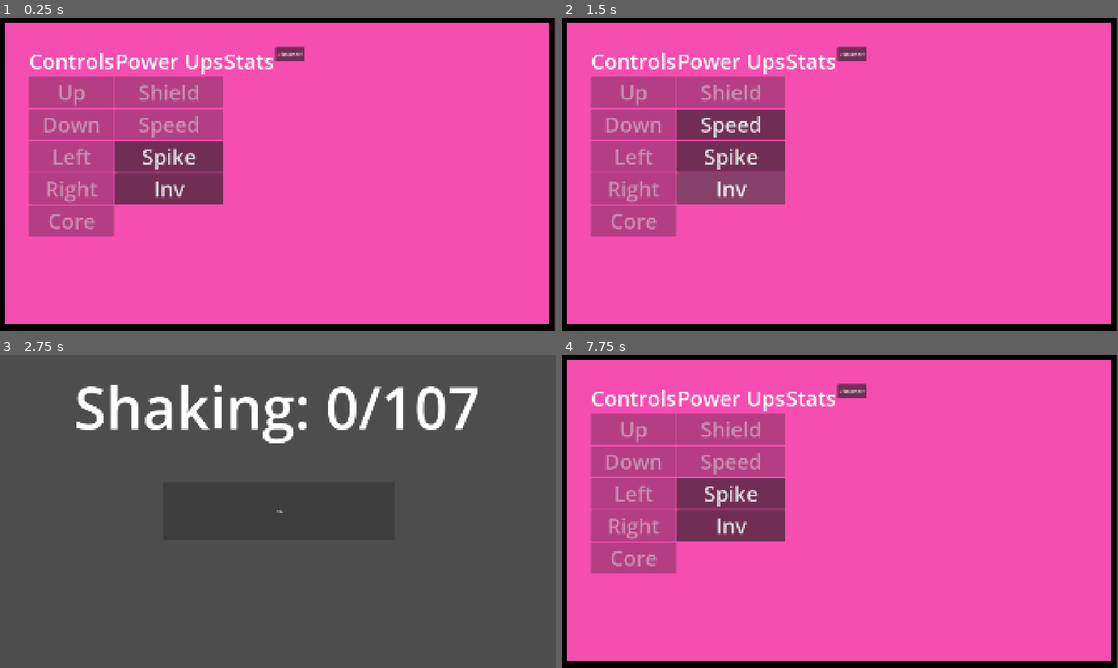
Above: before the commit, frames 1-4 (two rows, left to right).
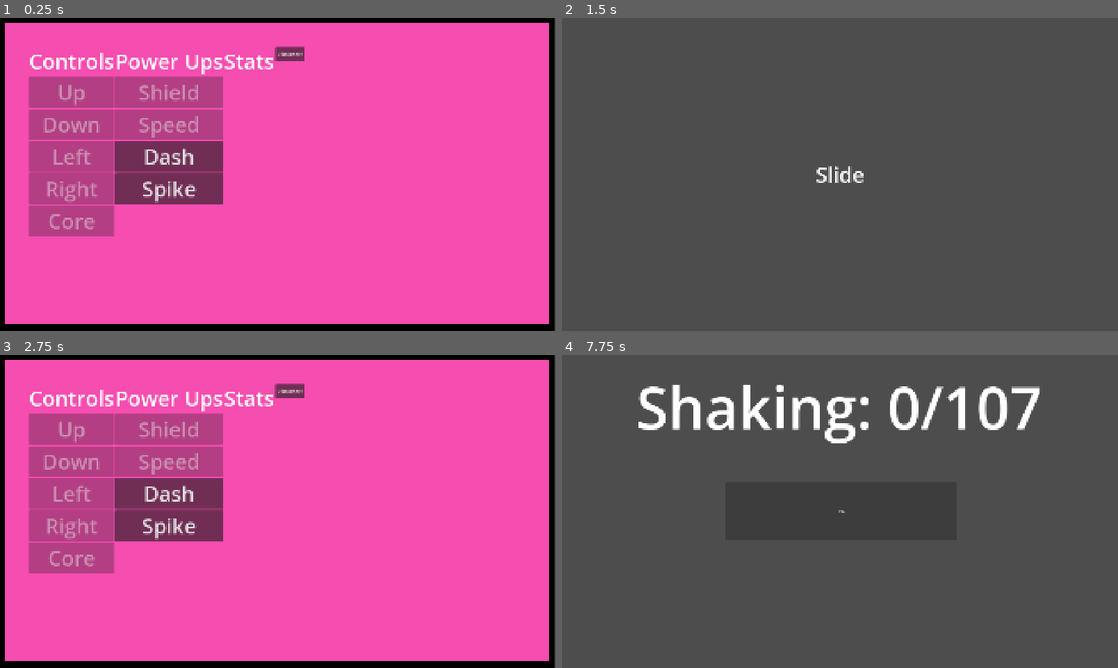
Above: after the commit, the same moments.

Repository: StoriTella/drunkenflyersclient
Game: Godot game, scene res://scenes/game.tscn
Two runs of this game, one before a commit and one after it. Both use one fixed random seed, a clock stepped at 60 frames per second and the inputs below. This scene is started directly instead of the project's main scene. Sound files missing from this copy of the repository are replaced by a short silence.
Inputs (mouse positions are in pixels of both pictures, inside the frame that each line leads up to):
- Up to frame 1 (0.25 s): no input
- Up to frame 2 (1.5 s): click (728, 155) at 0.5 s, where only the run after the commit has a clickable "Dash"; click (728, 190) at 1.25 s, where only the run before the commit has a clickable "Inv"
- Up to frame 3 (2.75 s): click (166, 461) at 2 s, where only the run before the commit has a clickable "Speed"
- Up to frame 4 (7.75 s): click (728, 527) at 2.75 s, where only the run after the commit has a clickable "Spike"; click (728, 461) at 3.5 s, where only the run after the commit has a clickable "Speed"; tap Enter at 4.25, 5.75, 7.25 s; move the mouse to (962, 495) at 4.27 s; click (962, 495) at 4.42 s; tap Space at 5, 6.5 s; drag from (728, 527) to (812, 574) at 5.02 s; move the mouse to (895, 442) at 5.77 s; click (895, 442) at 5.92 s; drag from (812, 574) to (673, 464) at 6.52 s; move the mouse to (1006, 558) at 7.27 s; click (1006, 558) at 7.42 s

The runs differ from the first frame. In frame 1, 0.6% of the frame differs, in the area x 25-36%, y 41-60%; in frame 2, 100%, in the area x 0-100%, y 0-100%; in frame 3, 100%; in frame 4, 100%.

Commit message:
add dash

Diff:
--- a/scenes/game.tscn
+++ b/scenes/game.tscn
@@ -106,15 +106,18 @@
 [node name="SpeedTimer" type="Timer" parent="PanelContainer/HBoxContainer/VBoxContainerPowerUps/SpeedButton" unique_id=2042941132]
 autostart = true
 
+[node name="DashButton" type="Button" parent="PanelContainer/HBoxContainer/VBoxContainerPowerUps" unique_id=1001308087]
+layout_mode = 2
+theme = ExtResource("2_yqjtg")
+text = "Dash"
+
+[node name="DashTimer" type="Timer" parent="PanelContainer/HBoxContainer/VBoxContainerPowerUps/DashButton" unique_id=1710225754]
+autostart = true
+
 [node name="SpikeButton" type="Button" parent="PanelContainer/HBoxContainer/VBoxContainerPowerUps" unique_id=82594297]
 layout_mode = 2
 theme = ExtResource("2_yqjtg")
 text = "Spike"
-
-[node name="InvButton" type="Button" parent="PanelContainer/HBoxContainer/VBoxContainerPowerUps" unique_id=1001308087]
-layout_mode = 2
-theme = ExtResource("2_yqjtg")
-text = "Inv"
 
 [node name="VBoxContainer" type="VBoxContainer" parent="PanelContainer/HBoxContainer" unique_id=1163923241]
 layout_mode = 2
@@ -140,4 +143,6 @@
 [connection signal="timeout" from="PanelContainer/HBoxContainer/VBoxContainerPowerUps/ShieldButton/ShieldTimer" to="." method="_on_shield_timer_timeout"]
 [connection signal="pressed" from="PanelContainer/HBoxContainer/VBoxContainerPowerUps/SpeedButton" to="." method="_on_speed_button_pressed"]
 [connection signal="timeout" from="PanelContainer/HBoxContainer/VBoxContainerPowerUps/SpeedButton/SpeedTimer" to="." method="_on_speed_timer_timeout"]
+[connection signal="pressed" from="PanelContainer/HBoxContainer/VBoxContainerPowerUps/DashButton" to="." method="_on_dash_button_pressed"]
+[connection signal="timeout" from="PanelContainer/HBoxContainer/VBoxContainerPowerUps/DashButton/DashTimer" to="." method="_on_dash_timer_timeout"]
 [connection signal="pressed" from="PanelContainer/HBoxContainer/Disconnect" to="." method="_on_disconnect_pressed"]
--- /dev/null
+++ b/scenes/minigames/Slide.tscn
@@ -0,0 +1,36 @@
+[gd_scene format=3 uid="uid://dedwsy2s4o834"]
+
+[ext_resource type="Script" uid="uid://c87vg8mhesrcu" path="res://scripts/minigames/slide.gd" id="1_q8woq"]
+[ext_resource type="Theme" uid="uid://bbsb0mwr08726" path="res://assets/themes/ButtonThemes.tres" id="2_a2v6o"]
+
+[node name="Slide" type="Control" unique_id=143968052]
+layout_mode = 3
+anchors_preset = 15
+anchor_right = 1.0
+anchor_bottom = 1.0
+grow_horizontal = 2
+grow_vertical = 2
+script = ExtResource("1_q8woq")
+
+[node name="Timer" type="Timer" parent="." unique_id=2127282668]
+wait_time = 3.0
+
+[node name="Label" type="Label" parent="." unique_id=898610466]
+layout_mode = 1
+anchors_preset = 8
+anchor_left = 0.5
+anchor_top = 0.5
+anchor_right = 0.5
+anchor_bottom = 0.5
+offset_left = -20.0
+offset_top = -11.5
+offset_right = 20.0
+offset_bottom = 11.5
+grow_horizontal = 2
+grow_vertical = 2
+theme = ExtResource("2_a2v6o")
+text = "Slide"
+
+[node name="Line2D" type="Line2D" parent="." unique_id=596684389]
+
+[connection signal="timeout" from="Timer" to="." method="_on_timer_timeout"]
--- a/scripts/client/game.gd
+++ b/scripts/client/game.gd
@@ -10,6 +10,7 @@
 
 @onready var shield_button = $PanelContainer/HBoxContainer/VBoxContainerPowerUps/ShieldButton
 @onready var speed_button = $PanelContainer/HBoxContainer/VBoxContainerPowerUps/SpeedButton
+@onready var dash_button = $PanelContainer/HBoxContainer/VBoxContainerPowerUps/DashButton
 @onready var spike_button = $PanelContainer/HBoxContainer/VBoxContainerPowerUps/SpikeButton
 
 func _on_disconnect_pressed() -> void:
@@ -25,27 +26,33 @@
 	speed_button.disabled = true
 	get_tree().change_scene_to_file("res://scenes/minigames/Agitate.tscn")
 
+func _on_dash_button_pressed() -> void:
+	speed_button.disabled = true
+	get_tree().change_scene_to_file("res://scenes/minigames/Slide.tscn")
+
 func _on_speed_timer_timeout() -> void:
 	speed_button.disabled = false
-
 
 func _on_shield_timer_timeout() -> void:
 	shield_button.disabled = false
 
+func _on_dash_timer_timeout() -> void:
+	dash_button.disabled = false
+
 func set_left_enabled_button(enabled: bool):
-	left_button.disabled = not enabled
+	left_button.disabled = enabled
 
 func set_right_enabled_button(enabled: bool):
-	right_button.disabled = not enabled
+	right_button.disabled = enabled
 
 func set_up_enabled_button(enabled: bool):
-	up_button.disabled = not enabled
+	up_button.disabled = enabled
 
 func set_down_enabled_button(enabled: bool):
-	down_button.disabled = not enabled
+	down_button.disabled = enabled
 
 func set_core_enabled_button(enabled: bool):
-	core_button.disabled = not enabled
+	core_button.disabled = enabled
 
 func _on_up_button_pressed() -> void:
 	Global.rpc("repair_systems_up")
--- a/scripts/client/global.gd
+++ b/scripts/client/global.gd
@@ -192,25 +192,34 @@
 
 @rpc("any_peer", "call_remote", "unreliable")
 func set_left_enabled(enabled: bool):
-	if has_node("/root/Game"):
-		get_node("/root/Game").set_left_enabled_button(enabled)
+	while not has_node("/root/Game"):
+		await get_tree().create_timer(0.1).timeout
+	get_node("/root/Game").set_left_enabled_button(enabled)
 
 @rpc("any_peer", "call_remote", "unreliable")
 func set_right_enabled(enabled: bool):
-	if has_node("/root/Game"):
-		get_node("/root/Game").set_right_enabled_button(enabled)
+	while not has_node("/root/Game"):
+		await get_tree().create_timer(0.1).timeout
+	get_node("/root/Game").set_right_enabled_button(enabled)
 
 @rpc("any_peer", "call_remote", "unreliable")
 func set_up_enabled(enabled: bool):
-	if has_node("/root/Game"):
-		get_node("/root/Game").set_up_enabled_button(enabled)
+	while not has_node("/root/Game"):
+		await get_tree().create_timer(0.1).timeout
+	get_node("/root/Game").set_up_enabled_button(enabled)
 
 @rpc("any_peer", "call_remote", "unreliable")
 func set_down_enabled(enabled: bool):
-	if has_node("/root/Game"):
-		get_node("/root/Game").set_down_enabled_button(enabled)
+	while not has_node("/root/Game"):
+		await get_tree().create_timer(0.1).timeout
+	get_node("/root/Game").set_down_enabled_button(enabled)
 
 @rpc("any_peer", "call_remote", "unreliable")
 func set_core_enabled(enabled: bool):
-	if has_node("/root/Game"):
-		get_node("/root/Game").set_core_enabled_button(enabled)
+	while not has_node("/root/Game"):
+		await get_tree().create_timer(0.1).timeout
+	get_node("/root/Game").set_core_enabled_button(enabled)
+
+@rpc("any_peer", "call_remote", "unreliable")
+func perform_dash(direction: Vector2, force: float):
+	pass
--- /dev/null
+++ b/scripts/minigames/slide.gd
@@ -0,0 +1,52 @@
+extends Control
+
+@onready var line: Line2D = $Line2D
+
+@export var dash_force: float = 500.0
+@export var min_dash_power: float = 100.0
+@export var max_dash_power: float = 500.0
+@export var reference_length: float = 100.0
+
+var swipe_start: Vector2 = Vector2.ZERO
+var swipe_end: Vector2 = Vector2.ZERO
+var is_swiping: bool = false
+
+func _ready():
+	Global.is_in_minigame = true
+
+func _input(event):
+	if event is InputEventScreenTouch or event is InputEventMouseButton:
+		if event.pressed:
+			swipe_start = event.position
+			is_swiping = true
+		else:
+			if is_swiping:
+				swipe_end = event.position
+				process_swipe()
+				is_swiping = false
+
+	if (event is InputEventScreenDrag or event is InputEventMouseMotion) and is_swiping:
+		update_swipe_preview(event.position)
+
+func process_swipe():
+	var swipe_vector = swipe_end - swipe_start
+	var swipe_length = swipe_vector.length()
+
+	var swipe_direction = swipe_vector.normalized()
+	var dash_power = clamp(swipe_length / reference_length, min_dash_power, max_dash_power)
+	var final_force = dash_force * dash_power
+
+	Global.rpc("perform_dash", swipe_direction, final_force)
+	Minigames.complete_minigame(true)
+
+func update_swipe_preview(current_pos: Vector2):
+	line.clear_points()
+	line.add_point(swipe_start)
+	line.add_point(current_pos)
+
+func complete_minigame():
+	Global.is_in_minigame = false
+	get_tree().change_scene_to_file("res://scenes/game.tscn")
+
+func _on_timer_timeout() -> void:
+	Minigames.complete_minigame(false)
Not shown, added: scripts/minigames/slide.gd.uid
